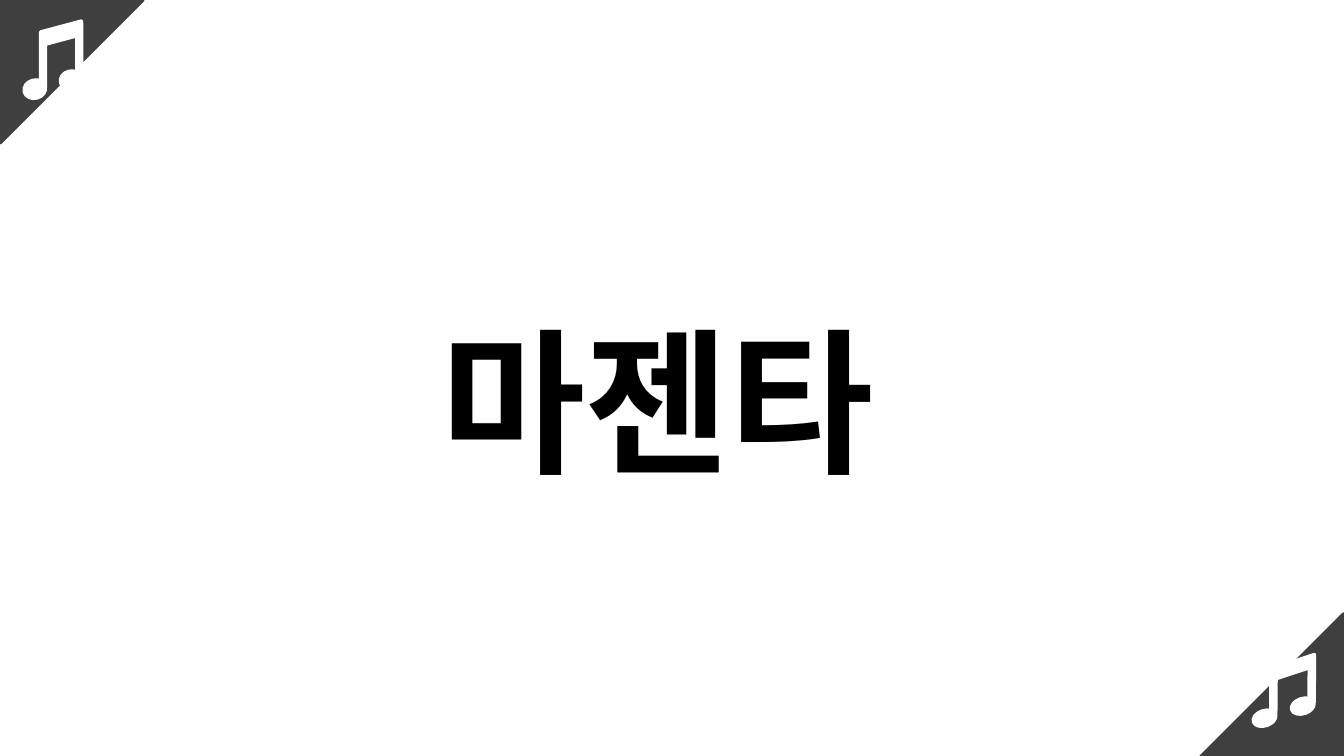
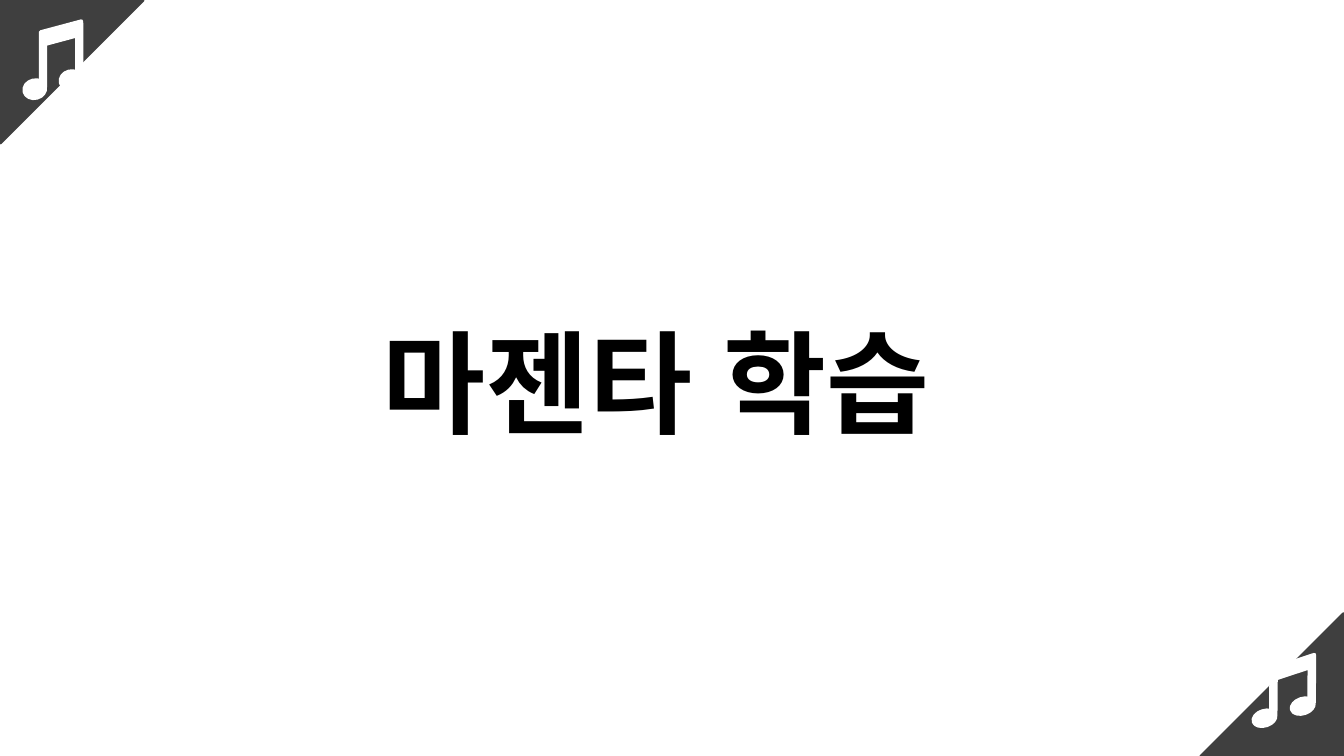
Before and after one commit to audwnd951/it_project2, a slide deck: slide 13 of MJ/최종 딥러닝 작곡.pptx (slide 15 before the commit). Drawn at 1344x756 pixels with LibreOffice and Linux fonts; fonts in the diff are those of the drawing. Boxes give left, top, right and bottom in pixels: in the first picture for what was removed or moved away, otherwise in the second. Text is boxed around its words. In the diff, an @@ line names an element or a change of style, - is before the commit and + after.

```diff
--- a/MJ/최종 딥러닝 작곡.pptx
+++ b/MJ/최종 딥러닝 작곡.pptx
@@ text at <box>383,330,930,435</box>: text changed; size 84 to 60 pt @@
-마젠타
+마젠타 학습
```
Also in this commit, not shown: 9 other slides changed, 2 slides removed.
